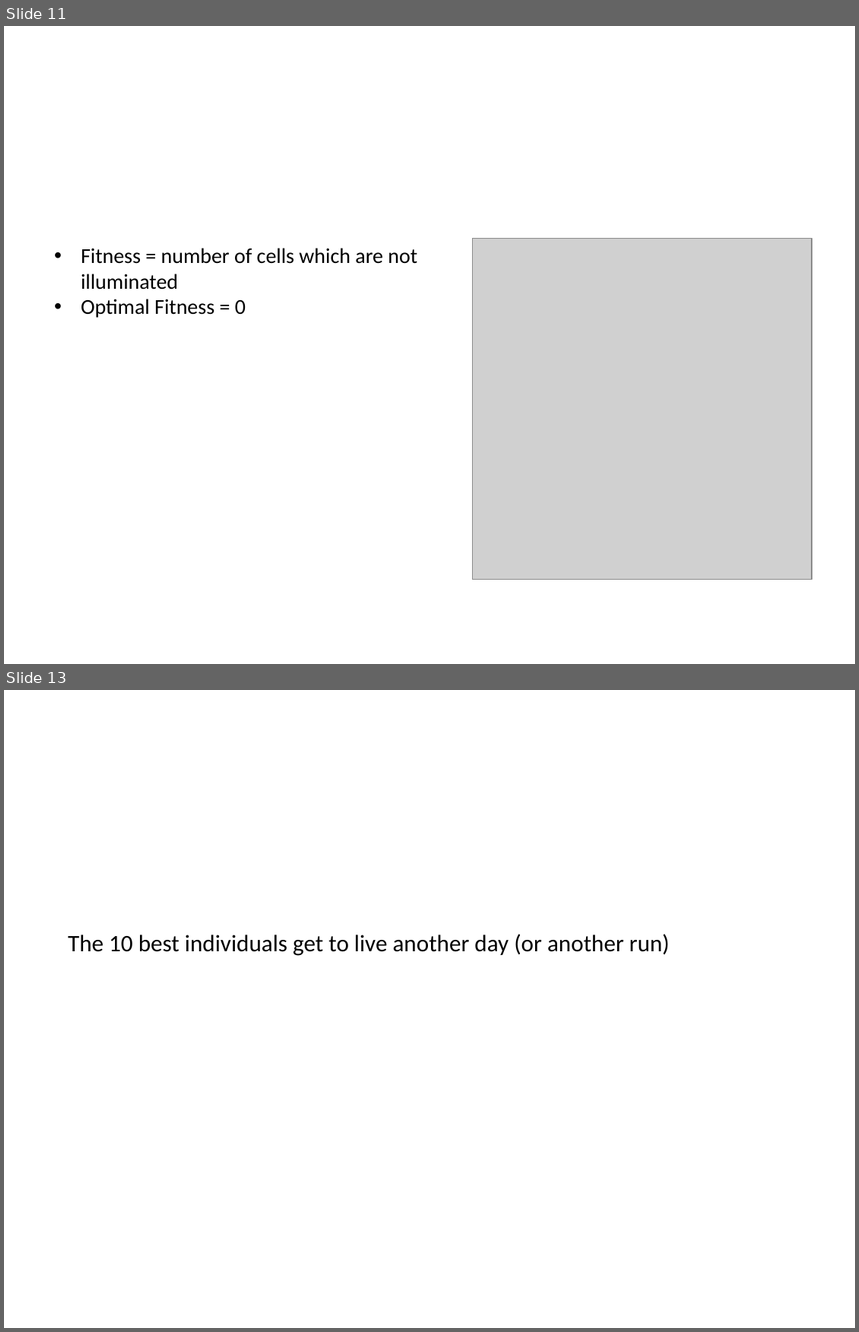
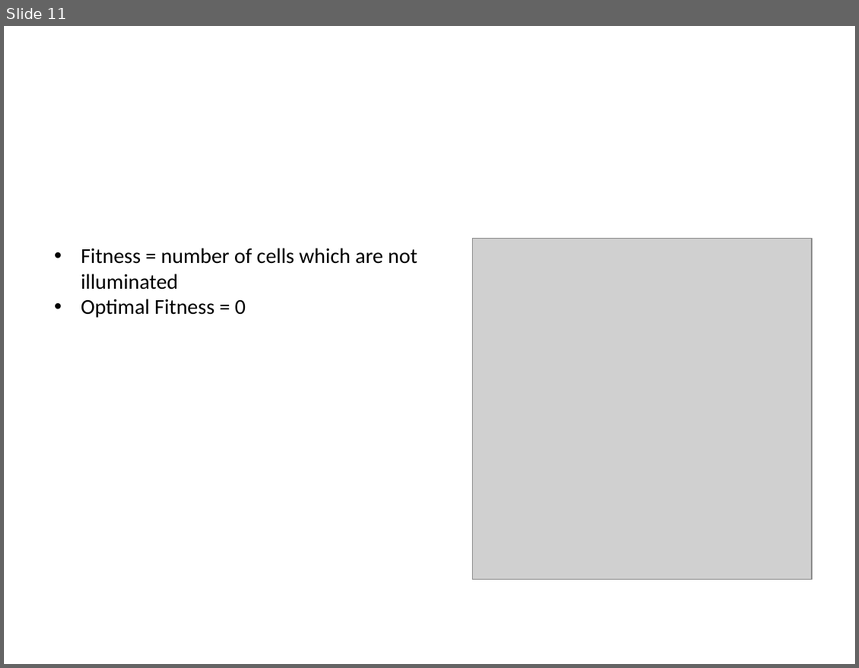
Before and after one commit to LironAvr/EvolutionaryLightsUp, a slide deck: presentation.pptx. Shown one above the other, each under a label of ours: slides 11 and 13 before the commit, slide 11 after it; the slides between them are not shown. The pictures are 859x1332 and 859x668 pixels, drawn with LibreOffice and Linux fonts; fonts in the diff are those of the drawing; grey boxes stand for pictures; background and template pictures are left out. Boxes give left, top, right and bottom in pixels: in the first picture for what was removed or moved away, otherwise in the second. Text is boxed around its words. In the diff, an @@ line names an element or a change of style, - is before the commit and + after.

```diff
--- a/presentation.pptx
+++ b/presentation.pptx
@@ slide 13 removed at box(4, 690, 855, 1328), background picture (left out) @@
@@ title removed at box(46, 725, 699, 782) @@
-Survivor Selection
@@ text removed at box(68, 934, 670, 956) @@
-The 10 best individuals get to live another day (or another run)
```
Also in this commit, not shown: 4 slides changed, 12 other files.
